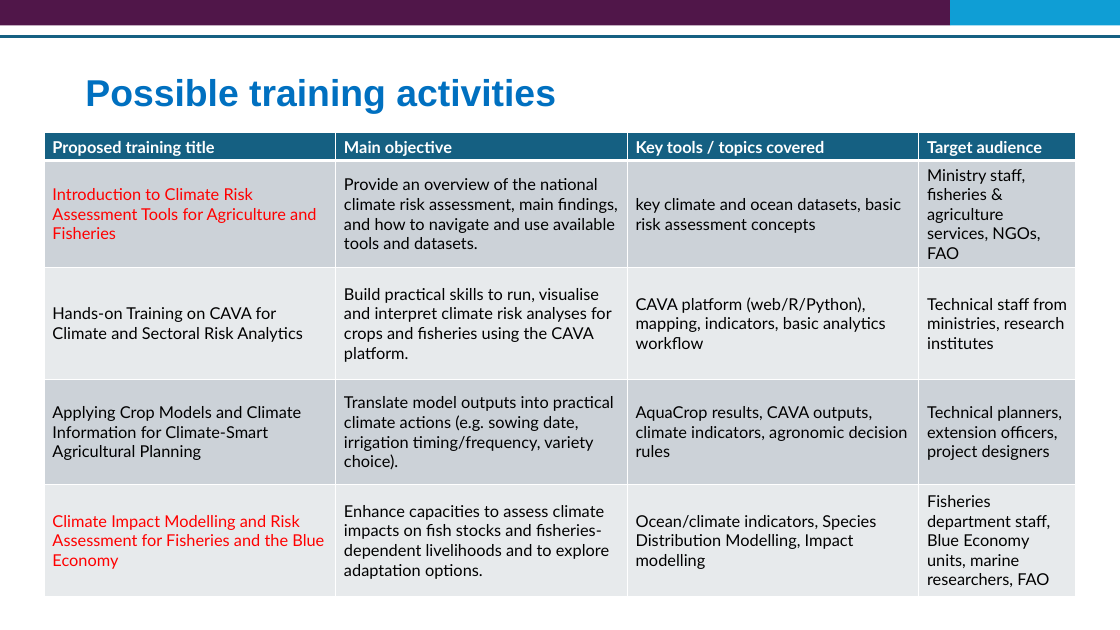
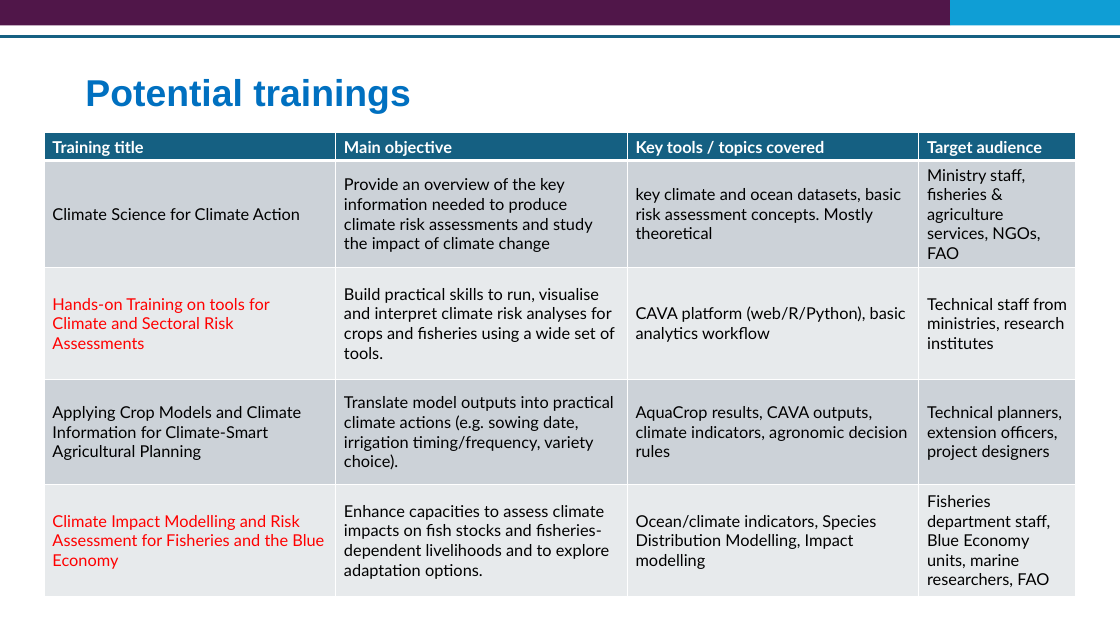
Before and after one commit to Risk-Team/trainings, a slide deck: slide 2 of STP/presentations/training options.pptx. Drawn at 1120x630 pixels with LibreOffice and Linux fonts; fonts in the diff are those of the drawing. Boxes give left, top, right and bottom in pixels: in the first picture for what was removed or moved away, otherwise in the second. Text is boxed around its words. In the diff, an @@ line names an element or a change of style, - is before the commit and + after.

Commit message:
added climate training

```diff
--- a/STP/presentations/training options.pptx
+++ b/STP/presentations/training options.pptx
@@ title at (85,79,411,114): text changed @@
-Possible training activities
+Potential trainings
@@ table at (44,133,1075,597) @@
-row 1, column 1: Proposed training title
+row 1, column 1: Training title
-row 2: Introduction to Climate Risk Assessment Tools for Agriculture and Fisheries | Provide an overview of the national climate risk assessment, main findings, and how to navigate and use available tools and datasets. | key climate and ocean datasets, basic risk assessment concepts | Ministry staff, fisheries & agriculture services, NGOs, FAO
+row 2: Climate Science for Climate Action | Provide an overview of the key information needed to produce climate risk assessments and study the impact of climate change | key climate and ocean datasets, basic risk assessment concepts. Mostly theoretical | Ministry staff, fisheries & agriculture services, NGOs, FAO
-row 3: Hands-on Training on CAVA for Climate and Sectoral Risk Analytics | Build practical skills to run, visualise and interpret climate risk analyses for crops and fisheries using the CAVA platform. | CAVA platform (web/R/Python), mapping, indicators, basic analytics workflow | Technical staff from ministries, research institutes
+row 3: Hands-on Training on tools for Climate and Sectoral Risk Assessments | Build practical skills to run, visualise and interpret climate risk analyses for crops and fisheries using a wide set of tools. | CAVA platform (web/R/Python), basic analytics workflow | Technical staff from ministries, research institutes
```
Also in this commit, not shown: 4 other files.
